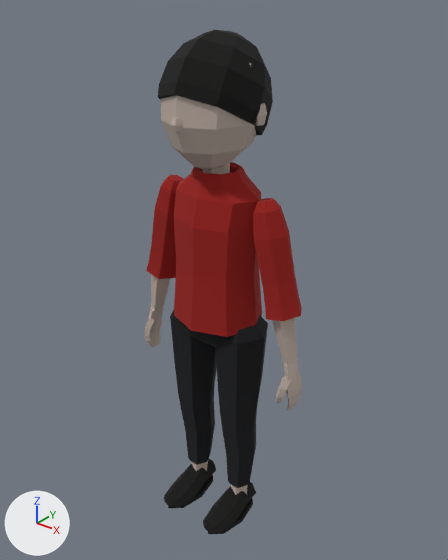
Two versions of the glTF model models/boy_lo.glb, one commit apart.
The view is the same before and after, from a 50 mm camera at (0.883, -1.082, 1.355) aimed at (0.0, 0.023, 0.67). Arrows for +X, +Y and +Z are at lower left; the lights stay in place. The first picture is the older version. Vertices at exactly the same position are counted once.

The first picture shows 'boy_lo'.
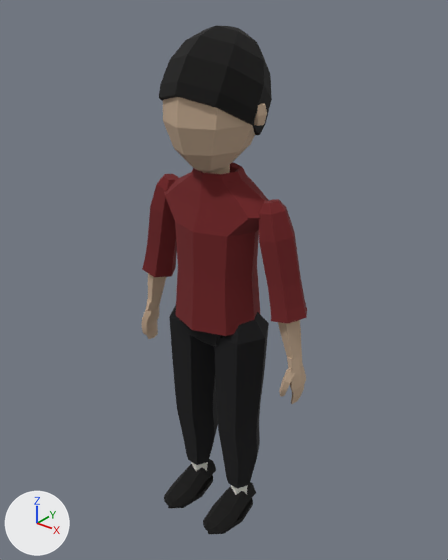
The change, as a diff of the scene's bpy script:
```diff
--- a/models/boy_lo.glb.py
+++ b/models/boy_lo.glb.py
@@ mat_shirt @@
 mat_shirt = principled_material('shirt')
-mat_shirt.base_color = (0.319, 0.01, 0.00719)  # red #991914
+mat_shirt.base_color = (0.163, 0.0134, 0.0153)  # dark red #701f21
 mat_shirt.roughness = 1.0
@@ mat_socks @@
+mat_socks = principled_material('socks')
+mat_socks.base_color = (0.711, 0.711, 0.656)  # light grey #dbdbd4
+mat_socks.roughness = 1.0
@@ me_boy_lo @@
 # used by ob_boy_lo; location = (0.0, 0.0, 0.0)
-me_boy_lo.from_pydata(...)  # 903 vertices, 1702 faces; spans x -0.248..0.25, y -0.145..0.131, z -0.025..1.26
+me_boy_lo.from_pydata(...)  # 881 vertices, 1662 faces; spans x -0.258..0.26, y -0.141..0.131, z -0.025..1.268
+# me_boy_lo part 1: the loose piece of 44 vertices spanning x 0.107..0.241, y -0.037..0.044, z 0.639..0.92 is moved by (0.015, 0.0, 0.0)
+# me_boy_lo part 2: the loose piece of 44 vertices spanning x -0.241..-0.107, y -0.037..0.044, z 0.639..0.92 is moved by (-0.015, 0.0, 0.0)
+# me_boy_lo part 3: the loose piece of 32 vertices spanning x 0.211..0.25, y -0.034..0.028, z 0.441..0.529 is moved by (0.01, 0.0, 0.024)
+# me_boy_lo part 4: the loose piece of 17 vertices spanning x 0.228..0.249, y -0.029..0.023, z 0.4..0.45 is moved by (0.01, 0.0, 0.024)
+# me_boy_lo part 5: the loose piece of 26 vertices spanning x 0.212..0.238, y -0.052..-0.01, z 0.432..0.504 is moved by (0.01, 0.0, 0.024)
+# me_boy_lo part 6: the loose piece of 32 vertices spanning x -0.248..-0.208, y -0.034..0.028, z 0.44..0.529 is moved by (-0.01, 0.0, 0.024)
+# me_boy_lo part 7: the loose piece of 17 vertices spanning x -0.247..-0.227, y -0.029..0.023, z 0.4..0.45 is moved by (-0.01, 0.0, 0.024)
+# me_boy_lo part 8: the loose piece of 26 vertices spanning x -0.238..-0.212, y -0.052..-0.01, z 0.432..0.504 is moved by (-0.01, 0.0, 0.024)
+# me_boy_lo part 9: the loose piece of 50 vertices spanning x -0.119..0.119, y -0.136..0.131, z 1.023..1.26 is multiplied about its middle by the matrix ((0.967, 0.0, 0.0), (0.0, 0.997, 0.036), (0.0, 0.036, 1.044)), then moved by (0.0, 0.001, 0.003)
+# me_boy_lo part 10: the loose piece of 66 vertices spanning x -0.112..0.112, y -0.136..0.119, z 0.974..1.248 is rebuilt with 66 vertices and now spans x -0.107..0.107, y -0.132..0.115, z 0.967..1.255
+# me_boy_lo part 11: the loose piece of 32 vertices spanning x -0.241..-0.151, y -0.028..0.034, z 0.501..0.734 is rebuilt with 27 vertices and now spans x -0.251..-0.173, y -0.028..0.034, z 0.52..0.69
+# me_boy_lo part 12: the loose piece of 32 vertices spanning x 0.156..0.244, y -0.028..0.034, z 0.502..0.735 is rebuilt with 27 vertices and now spans x 0.178..0.255, y -0.028..0.034, z 0.521..0.692
+# me_boy_lo part 13: the loose piece of 20 vertices spanning x -0.013..0.013, y -0.145..-0.117, z 1.072..1.098 is deleted
+# me_boy_lo part 14
+# 8 vertices are removed from x -0.098..0.098, y -0.08..0.08, z 0.6
+# 24 faces are deleted
+# 4 vertices in x -0.053..0.099, y -0.049..-0.034, z 0.177..0.27 move by (0.005, -0.01, 0.0)
+# 4 vertices in x -0.099..0.053, y -0.049..-0.034, z 0.177..0.27 move by (-0.005, -0.01, 0.0)
+# 136 vertices move from x -0.145..0.145, y -0.106..0.102, z 0.067..0.946 to x -0.178..0.178, y -0.103..0.099, z 0.069..0.948
+# 16 vertices are added at x -0.097..0.097, y -0.081..0.081, z 0.572..0.6
+# 40 new faces join them, mat_shirt (dark red #701f21)
+# me_boy_lo part 15: 100 faces spanning x -0.099..0.105, y -0.034..0.034, z 0.005..0.118 switch from mat_skin (grey #bdada3) to mat_socks (light grey #dbdbd4)
 me_boy_lo.materials.append(mat_shirt)
```

Where the change shows, as pixel boxes (x1, y1, x2, y2) in the pictures (448 x 560 px; the box of a moved part takes in the faces that stretch with it):
'boy_lo', recoloured, reshaped
    before: (145, 30, 302, 534)
    after: (142, 25, 307, 534)
part 1 of me_boy_lo, moved or reshaped
    before: (253, 198, 302, 321)
    after: (259, 199, 307, 323)
part 2 of me_boy_lo, moved or reshaped
    before: (146, 175, 183, 279)
    after: (142, 174, 178, 277)
part 3 of me_boy_lo, moved or reshaped
    before: (283, 364, 302, 399)
    after: (287, 357, 306, 392)
part 4 of me_boy_lo, moved or reshaped
    before: (287, 390, 301, 411)
    after: (291, 383, 305, 404)
part 5 of me_boy_lo, moved or reshaped
    before: (276, 375, 291, 403)
    after: (279, 368, 295, 397)
part 6 of me_boy_lo, moved or reshaped
    before: (148, 307, 162, 334)
    after: (145, 298, 159, 325)
part 7 of me_boy_lo, moved or reshaped
    before: (149, 328, 160, 348)
    after: (147, 320, 158, 339)
part 8 of me_boy_lo, moved or reshaped
    before: (145, 317, 154, 343)
    after: (142, 309, 151, 335)
part 9 of me_boy_lo, moved or reshaped
    before: (158, 30, 273, 135)
    after: (159, 25, 272, 135)
part 10 of me_boy_lo, rebuilt
    before: (161, 63, 256, 169)
    after: (163, 97, 255, 172)
part 11 of me_boy_lo, rebuilt
    before: (151, 275, 171, 316)
    after: (148, 273, 166, 309)
part 12 of me_boy_lo, rebuilt
    before: (272, 318, 298, 372)
    after: (278, 320, 303, 367)
part 13 of me_boy_lo, deleted
    before: (171, 117, 182, 132)
part 14 of me_boy_lo, moved or reshaped
    before: (170, 167, 268, 488)
    after: (164, 167, 269, 489)
part 15 of me_boy_lo, recoloured
    both: (191, 462, 247, 495)
